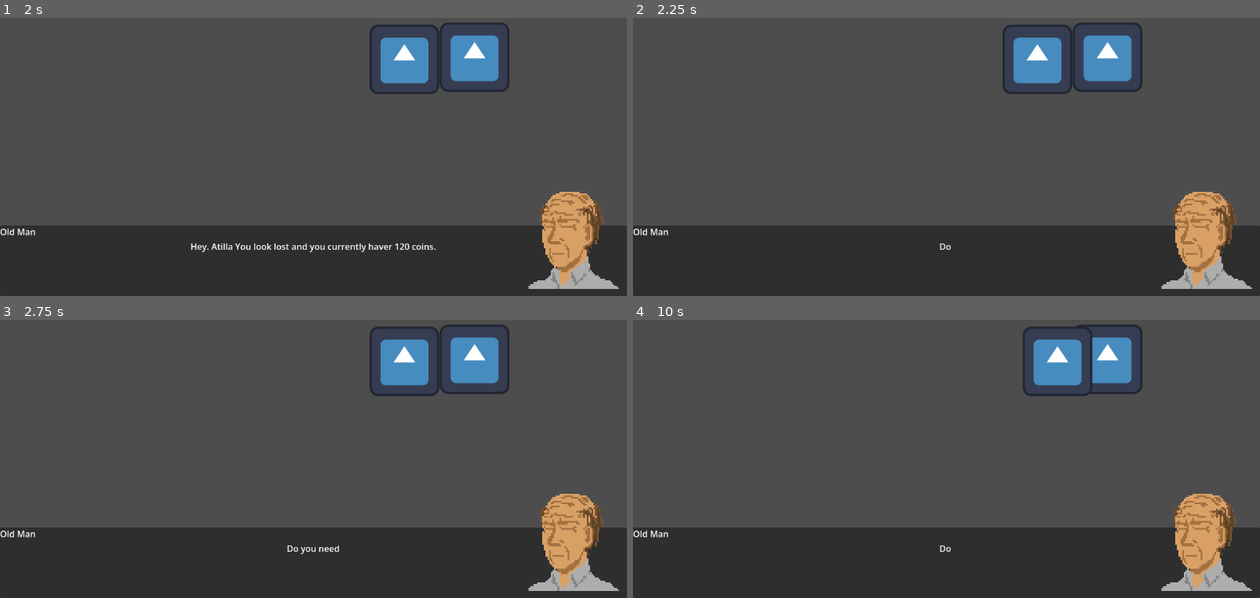
Above: before the commit, frames 1-4 (two rows, left to right).
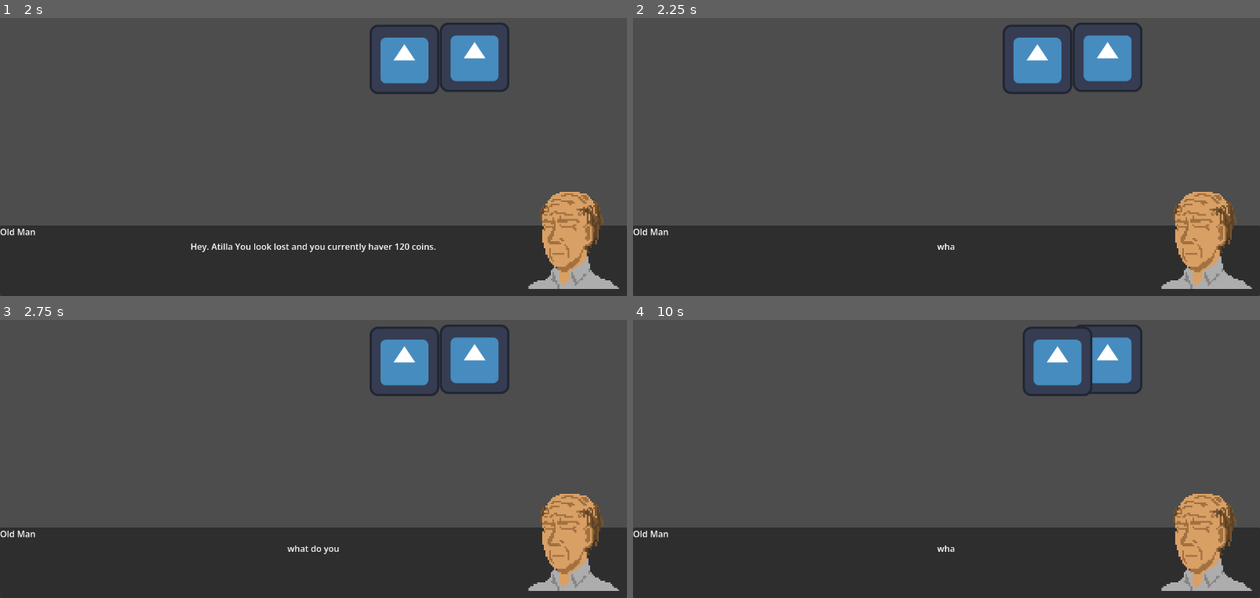
Above: after the commit, the same moments.

Repository: AtillaAkbulut/Godot-Dialogue-Framework
Game: Godot game, scene res://demo_scene.tscn
Two runs of this game, one before a commit and one after it. Both use one fixed random seed, a clock stepped at 60 frames per second and the inputs below. The project has no main scene, so this scene is started directly. The engine's default icon, where the game draws it, is replaced by a stand-in: a white triangle on a blue panel in a dark square.
Inputs:
- Up to frame 1 (2 s): tap Enter (ui_accept) at 0.5, 0.77, 1.52 s; hold D (right) 0.53-1.28 s; hold E (interact) 0.53-1.28 s; hold Down (ui_down) from 1.28 s (still down); tap E (interact) at 1.35 s
- Up to frame 2 (2.25 s): tap Enter (ui_accept) at 2 s; release Down (ui_down) at 2.03 s; hold D (right) from 2.03 s (still down); hold E (interact) from 2.03 s (still down)
- Up to frame 3 (2.75 s): keep holding D (right); keep holding E (interact)
- Up to frame 4 (10 s): tap Enter (ui_accept) at 2.75, 3.02, 3.5, 3.77, 4.52, 5.75, 6.02, 6.77, 7.25, 7.52, 9.02, 9.77 s; release D (right) at 2.78 s; release E (interact) at 2.78 s; hold Up (ui_up) 2.78-3.53 s; tap E (interact) every 1.5 s from 2.85 to 8.85 s; hold E (interact) 3.53-4.28 s; hold A (left) 3.53-5.03 s; hold Down (ui_down) 5.03-5.78 s; hold E (interact) 5.03-5.78 s; hold D (right) 5.78-6.53 s; hold Up (ui_up) 6.53-7.28 s; hold E (interact) 6.53-7.28 s; hold D (right) 7.28-8.03 s; hold Down (ui_down) 8.03-8.78 s; hold E (interact) 8.03-8.78 s; hold A (left) 8.78-9.53 s; hold Up (ui_up) from 9.53 s (still down); hold E (interact) from 9.53 s (still down)

Frame 1 is identical in both runs. In frame 2, less than 0.1% of the frame differs, in the area x 48-52%, y 81-84%; in frame 3, 0.1%, in the area x 45-55%, y 81-85%; in frame 4, less than 0.1%.

Commit message:
feat: resolve variables in dialogue choices

Diff:
--- a/dialogue/dialogue_example.json
+++ b/dialogue/dialogue_example.json
@@ -16,10 +16,10 @@
 	  "next": "question"
 	},
 	"question": {
-	  "text": "Do you need help?",
+	  "text": "what do you want to do?",
 	  "choices": [
 		{
-		  "text": "Yes.",
+		  "text": "pay {gold} coins",
 		  "next": "yes",
 		  "events": [
 			"choice_yes_selected",
@@ -27,7 +27,7 @@
 		  ]
 		},
 		{
-		  "text": "No.",
+		  "text": "leave, {player_name}",
 		  "next": "no",
 		  "events": [
             "choice_no_selected"
--- a/dialogue/dialogue_manager.gd
+++ b/dialogue/dialogue_manager.gd
@@ -5,8 +5,14 @@
 	dialogue_node: DialogueNode,
 	resolved_text: String
 )
-signal choices_requested(choices: Array)
-signal choice_selection_changed(index: int)
+signal choices_requested(
+	choices: Array,
+	resolved_choice_texts: Array
+)
+signal choice_selection_changed(
+	index: int,
+	resolved_choice_texts: Array
+)
 signal dialogue_finished
 
 signal dialogue_event_triggered(event_id: String)
@@ -81,7 +87,14 @@
 	if selected_choice_index < 0:
 		selected_choice_index = current_choices.size() - 1
 
-	choice_selection_changed.emit(selected_choice_index)
+	var resolved_choice_texts := _resolve_choice_texts(
+		current_choices
+	)
+
+	choice_selection_changed.emit(
+		selected_choice_index,
+		resolved_choice_texts
+	)
 
 func move_selection_down() -> void:
 	if current_choices.is_empty():
@@ -92,7 +105,14 @@
 	if selected_choice_index >= current_choices.size():
 		selected_choice_index = 0
 
-	choice_selection_changed.emit(selected_choice_index)
+	var resolved_choice_texts := _resolve_choice_texts(
+		current_choices
+	)
+
+	choice_selection_changed.emit(
+		selected_choice_index,
+		resolved_choice_texts
+	)
 
 func confirm_selection() -> void:
 	if current_choices.is_empty():
@@ -148,8 +168,19 @@
 		return
 
 	state = DialogueState.CHOOSING
-	choices_requested.emit(current_choices)
-	choice_selection_changed.emit(selected_choice_index)
+	var resolved_choice_texts := _resolve_choice_texts(
+		current_choices
+	)
+
+	choices_requested.emit(
+		current_choices,
+		resolved_choice_texts
+	)
+
+	choice_selection_changed.emit(
+		selected_choice_index,
+		resolved_choice_texts
+	)
 
 func _get_current_node() -> DialogueNode:
 	if dialogue_data == null:
@@ -210,3 +241,19 @@
 			continue
 
 		dialogue_command_requested.emit(command)
+
+func _resolve_choice_texts(choices: Array) -> Array:
+	var resolved_texts: Array = []
+
+	for choice in choices:
+		if choice == null:
+			resolved_texts.append("")
+			continue
+
+		var resolved_text := DialogueVariableResolver.resolve_text(
+			choice.text
+		)
+
+		resolved_texts.append(resolved_text)
+
+	return resolved_texts
--- a/dialogue/dialogue_ui.gd
+++ b/dialogue/dialogue_ui.gd
@@ -96,25 +96,31 @@
 	is_typing = true
 	text_label.text = ""
 
-func _on_choices_requested(choices: Array) -> void:
+func _on_choices_requested(
+	choices: Array,
+	resolved_choice_texts: Array
+) -> void:
 	_clear_choices()
 
-	for choice in choices:
+	for i in choices.size():
 		var label := Label.new()
-		label.text = choice.text
+		label.text = resolved_choice_texts[i]
 		choices_container.add_child(label)
 
-func _on_choice_selection_changed(index: int) -> void:
+func _on_choice_selection_changed(
+	index: int,
+	resolved_choice_texts: Array
+) -> void:
 	var labels := choices_container.get_children()
 
 	for i in labels.size():
 		var label := labels[i] as Label
-		var choice: DialogueChoice = DialogueManager.current_choices[i]
+		var choice_text: String = resolved_choice_texts[i]
 
 		if i == index:
-			label.text = "> " + choice.text
+			label.text = "> " + choice_text
 		else:
-			label.text = "  " + choice.text
+			label.text = "  " + choice_text
 
 func _on_dialogue_finished() -> void:
 	hide()
